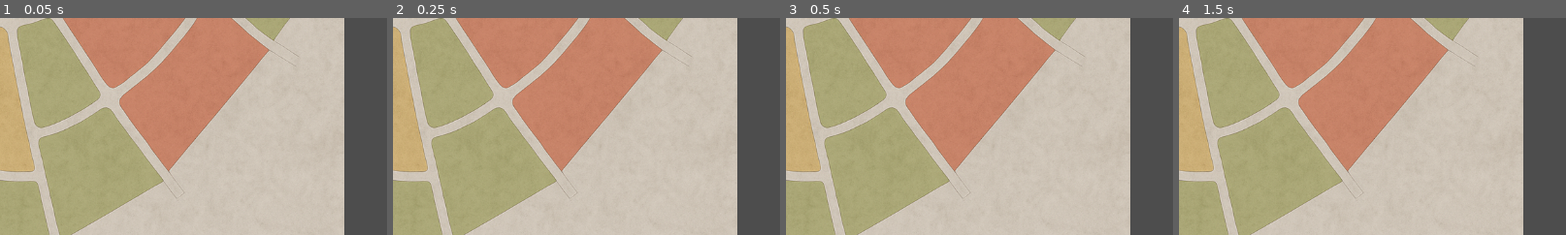
Above: before the commit, frames 1-4 (left to right).
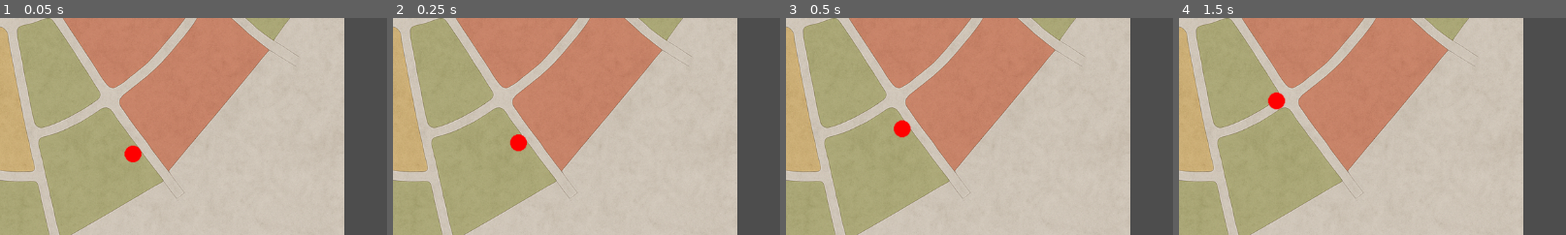
Above: after the commit, the same moments.

Repository: Elthial/AdventurerGD4Experiment
Game: Godot game, scene res://scenes/city_scene.tscn
The game is run twice, just before and just after one commit, with the same random seed, the same clock (stepped at 60 frames per second) and the same inputs.
Inputs:
- Up to frame 1 (0.05 s): no input
- Up to frame 2 (0.25 s): no input
- Up to frame 3 (0.5 s): no input
- Up to frame 4 (1.5 s): tap Enter at 1.25 s
The pictures show only the part of the screen within x 0-50%, y 14-64%; the shares and areas given below are measured in that part.

The runs differ from the first frame. In frame 1, 0.3% of the frame differs, in the area x 32-37%, y 58-67%; in frame 2, 0.3%; in frame 3, 0.3%; in frame 4, 0.3%, in the area x 22-28%, y 33-43%.
Error before the commit: Attempt to call function 'add_child' in base 'null instance' on a null instance. (res://scripts/city_scene.gd:16)

Commit message:
Fix node references in city_scene.gd to match scene names

Diff:
--- a/scripts/city_scene.gd
+++ b/scripts/city_scene.gd
@@ -3,26 +3,26 @@
 ## CityScene spawns adventurers and assigns them tasks.  For the MVP it
 ## demonstrates the TravelTo and dungeon state transitions.
 
-@onready var adv_container = $Adventurers
-@onready var map_sprite = $Map
+@onready var adv_container = $"CityScene#Adventurers"
+@onready var map_sprite = $"CityScene#Map"
 
 # Preload scenes and runs
 var AdventurerScene : PackedScene = preload("res://scenes/adventurer.tscn")
 
 func _ready() -> void:
-	# Spawn a test adventurer at a fixed position
-	var adv = AdventurerScene.instantiate()
-	adv.global_position = Vector2(200, 300)
-	adv_container.add_child(adv)
-	# Assign a simple dungeon run after a short delay
-	await get_tree().create_timer(1.0).timeout
-	var level_data = [
-		{"travel_time": 10.0, "spawn_probability": 0.3, "monster_damage": 5.0},
-		{"travel_time": 12.0, "spawn_probability": 0.5, "monster_damage": 8.0}
-	]
-	var run = DungeonRun.new(level_data)
-	adv.start_dungeon_run(run)
+    # Spawn a test adventurer at a fixed position
+    var adv = AdventurerScene.instantiate()
+    adv.global_position = Vector2(200, 300)
+    adv_container.add_child(adv)
+    # Assign a simple dungeon run after a short delay
+    await get_tree().create_timer(1.0).timeout
+    var level_data = [
+        {"travel_time": 10.0, "spawn_probability": 0.3, "monster_damage": 5.0},
+        {"travel_time": 12.0, "spawn_probability": 0.5, "monster_damage": 8.0}
+    ]
+    var run = DungeonRun.new(level_data)
+    adv.start_dungeon_run(run)
 
 func _process(delta : float) -> void:
-	# Additional game logic and UI updates would go here.
-	pass
+    # Additional game logic and UI updates would go here.
+    pass
